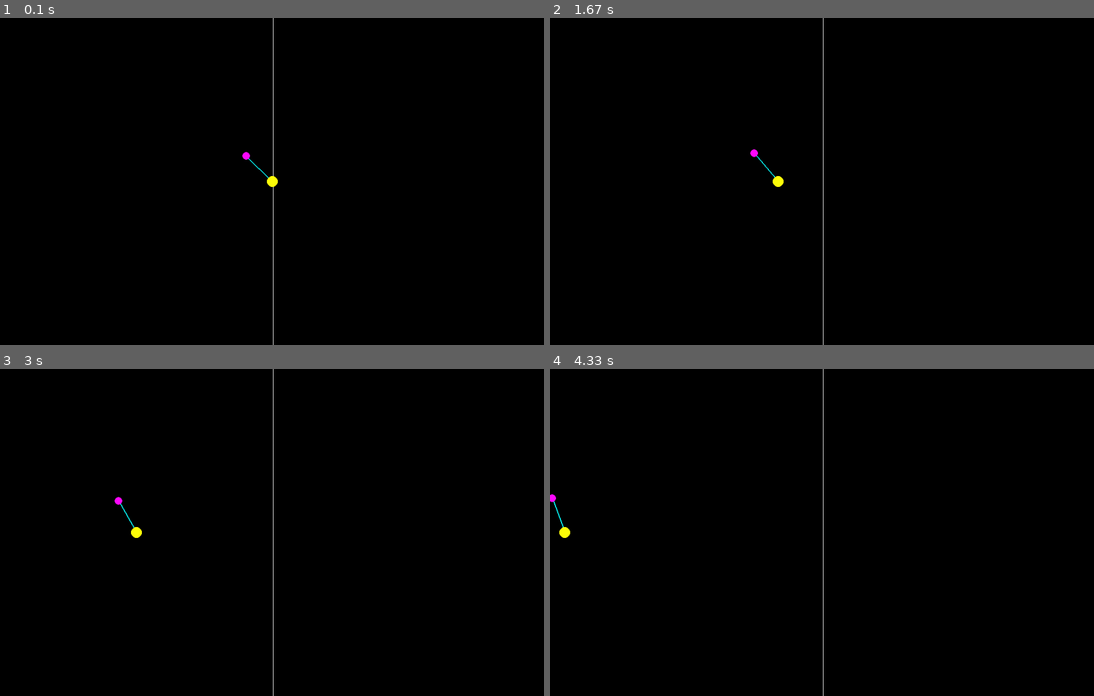
Above: before the commit, frames 1-4 (two rows, left to right).
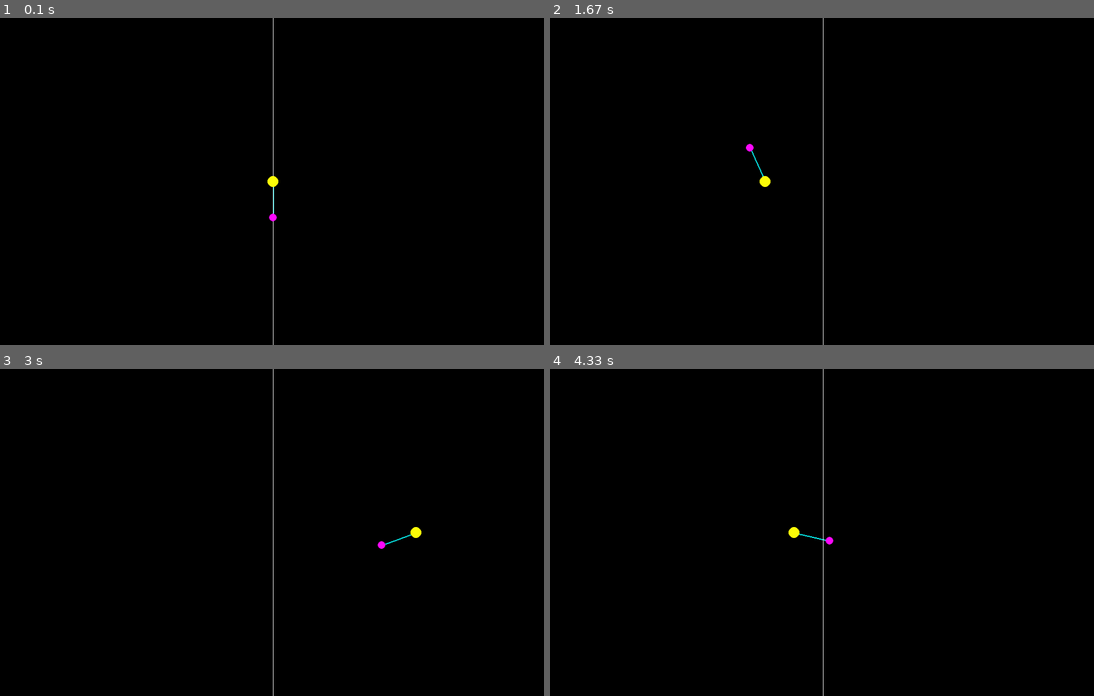
Above: after the commit, the same moments.

Repository: troncosoae/tareas-ctrl-intel
Game: pygame game, started from t3_v2/main.py
The game is run twice, just before and just after one commit, with the same random seed, the same clock (stepped at 60 frames per second) and the same inputs.
Inputs:
- Up to frame 1 (0.1 s): no input
- Up to frame 2 (1.67 s): no input
- Up to frame 3 (3 s): no input
- Up to frame 4 (4.33 s): no input

The runs differ from the first frame. In frame 1, 0.1% of the frame differs, in the area x 44-52%, y 40-63%; in frame 2, 0.2%; in frame 3, 0.2%, in the area x 21-78%, y 39-55%; in frame 4, 0.2%.

Commit message:
final commit t3

Diff:
--- a/t3_v2/main.py
+++ b/t3_v2/main.py
@@ -13,7 +13,7 @@
 if __name__ == "__main__":
 
     Ts = 0.001
-    theta_0 = -0.8
+    theta_0 = np.pi
 
     sim = Simulation()
 
@@ -60,7 +60,7 @@
     pygame_tracker.quit_pygame()
 
     measurer.plot_values([
-        'theta', 'theta_pred', 'x', 'x_pred', 'F', 'F_pred'])
+        'theta'])
     measurer.plot_values([
         'theta', 'theta_pred', 'theta_dot', 'theta_dot_pred'])
 
